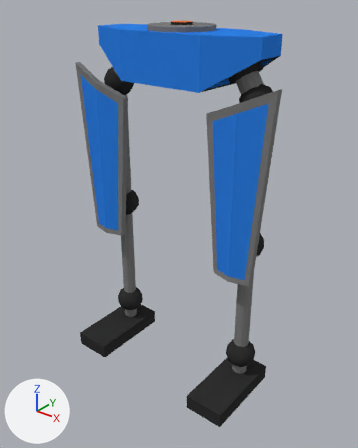
Renders of the Blender file Assets/Models/Xrom/XromLegs.blend from each side of a commit.
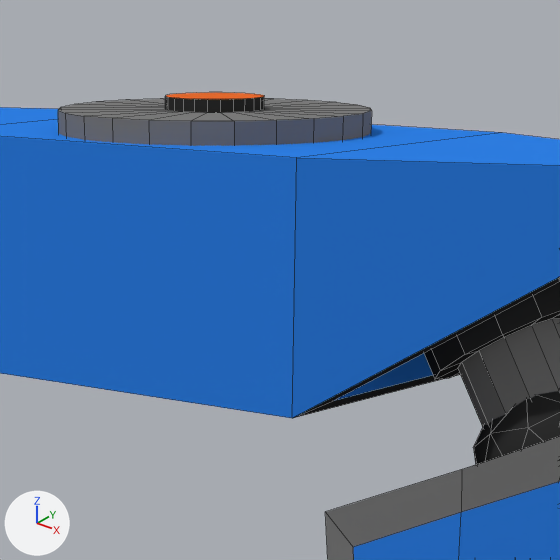
Each version appears first whole from a 50 mm camera at (2.155, -2.723, 2.915) aimed at (0.062, -0.107, 1.293), and next in a close-up on the part from 37% to 72% of the width and 0% to 28% of the height. Every picture has the same lights, and +X, +Y and +Z are marked at lower left. The close-ups show mesh edges as thin lines.

Objects in the first close-up: 'LeftLowerLeg', 'LeftUpperLeg', 'Pelvis'.
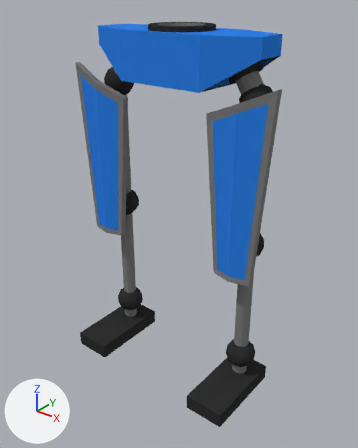
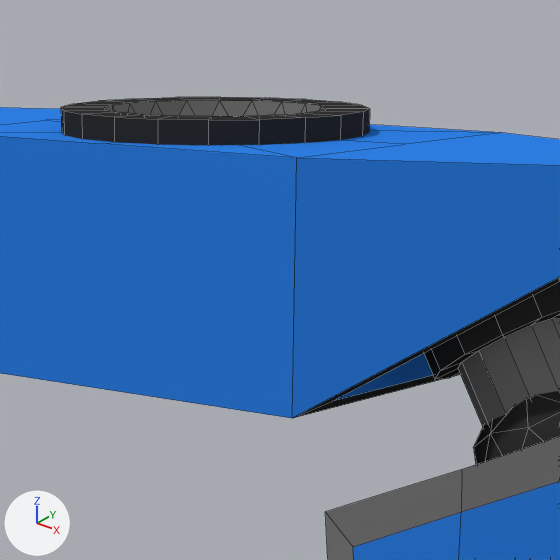
The edits, one by one:
me_cylinder_002 is used by ob_pelvis; location (0.0, 0.0, 2.684); rotation (0.0, 0.0, -3.142), in degrees (0, 0, -180).
me_cylinder_002 had 224 vertices, 177 faces and spanned x -0.671..0.671, y -0.248..0.248, z -0.472..0.009.
me_cylinder_002 now has 271 vertices, 311 faces and spans x -0.671..0.671, y -0.248..0.248, z -0.472..-0.007.
me_cylinder_002 part 1: the loose piece of 96 vertices spanning x -0.226..0.226, y -0.226..0.226, z -0.059..0.009 is rebuilt with 131 vertices and now spans x -0.222..0.222, y -0.222..0.222, z -0.167..-0.007.
Part 2, on me_cylinder_002:
5 faces are deleted.
12 vertices are added at x -0.331..0.331, y -0.248..0.248, z -0.039.
12 new faces join them, mat_bluepaint (blue #2f80e7).

Boxes (x1, y1, x2, y2) around the edits, measured in the close-ups (560 x 560 px):
'Pelvis', reshaped: before (0, 92, 560, 427); after (0, 97, 560, 427)
part 1 of me_cylinder_002, rebuilt: before (58, 92, 372, 146); after (61, 97, 370, 145)
part 2 of me_cylinder_002, built on: (0, 107, 560, 418) in both
